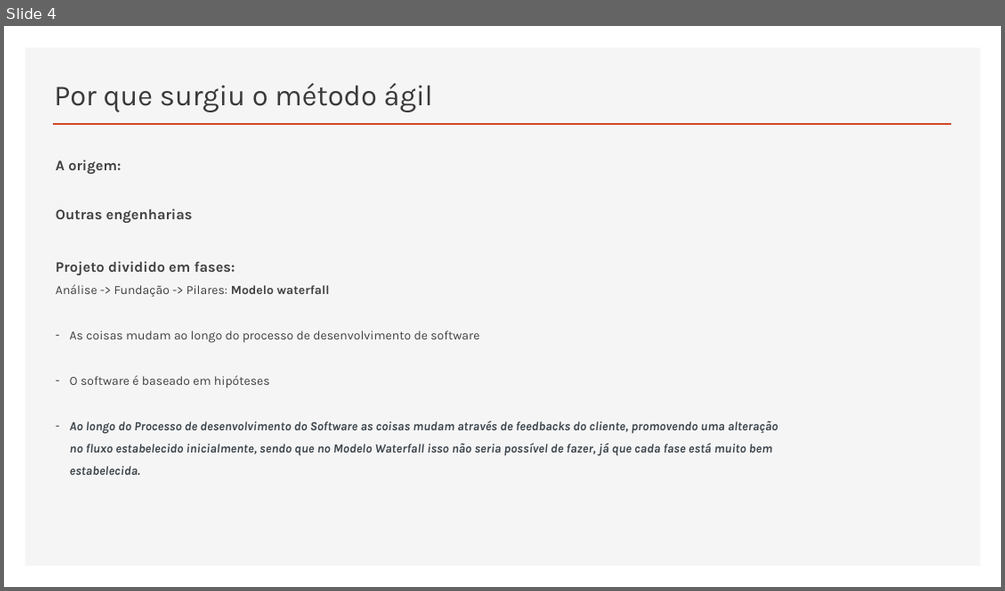
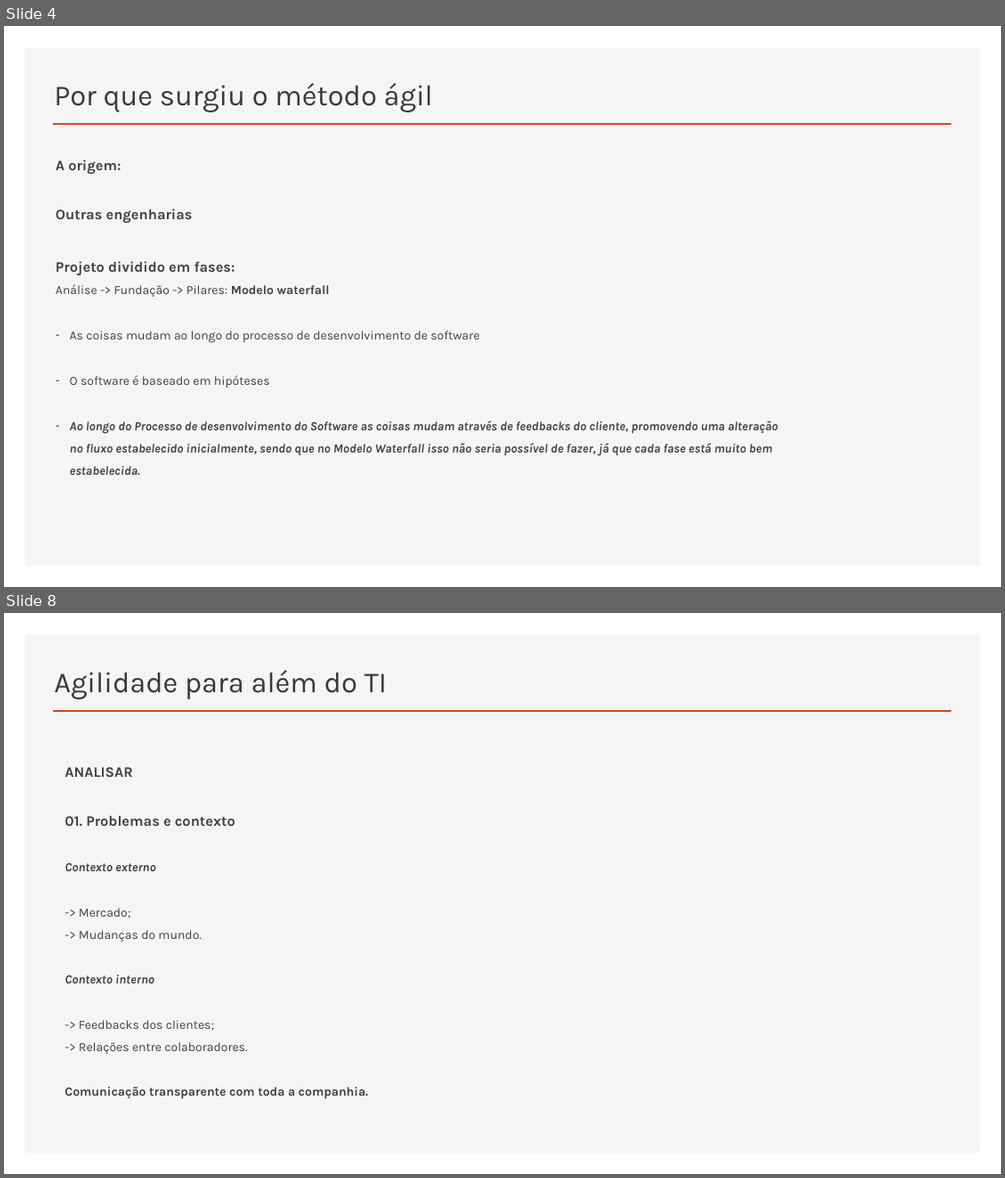
Before and after one commit to RaizaCirne/app-flex, a slide deck: Trilhas/[Business Agility T5 - ONE]/01..Agilidade-promovendo_a_transformacao_agil.pptx. Shown one above the other, each under a label of ours: slide 4 before the commit, slides 4 and 8 after it; the slides between them are not shown. The pictures are 1005x591 and 1005x1178 pixels, drawn with LibreOffice and Linux fonts; fonts in the diff are those of the drawing. Boxes give left, top, right and bottom in pixels: in the first picture for what was removed or moved away, otherwise in the second. Text is boxed around its words. In the diff, an @@ line names an element or a change of style, - is before the commit and + after.

```diff
--- a/Trilhas/[Business Agility T5 - ONE]/01..Agilidade-promovendo_a_transformacao_agil.pptx
+++ b/Trilhas/[Business Agility T5 - ONE]/01..Agilidade-promovendo_a_transformacao_agil.pptx
@@ slide 8 added at (x1=4, y1=613, x2=1001, y2=1174), background #FFFFFF; not listed: 2 template elements that a slide beside it also shows @@
@@ title added at (x1=54, y1=670, x2=387, y2=699), 28 pt, text #3B3838 @@
+Agilidade para além do TI
@@ text added at (x1=65, y1=767, x2=368, y2=1099), 12 pt, text #404040, bold @@
+ANALISAR
+01. Problemas e contexto
+Contexto externo
+-> Mercado;
+-> Mudanças do mundo.
+Contexto interno
+-> Feedbacks dos clientes;
+-> Relações entre colaboradores.
+Comunicação transparente com toda a companhia.
```
Also in this commit, not shown: 8 other slides added.
